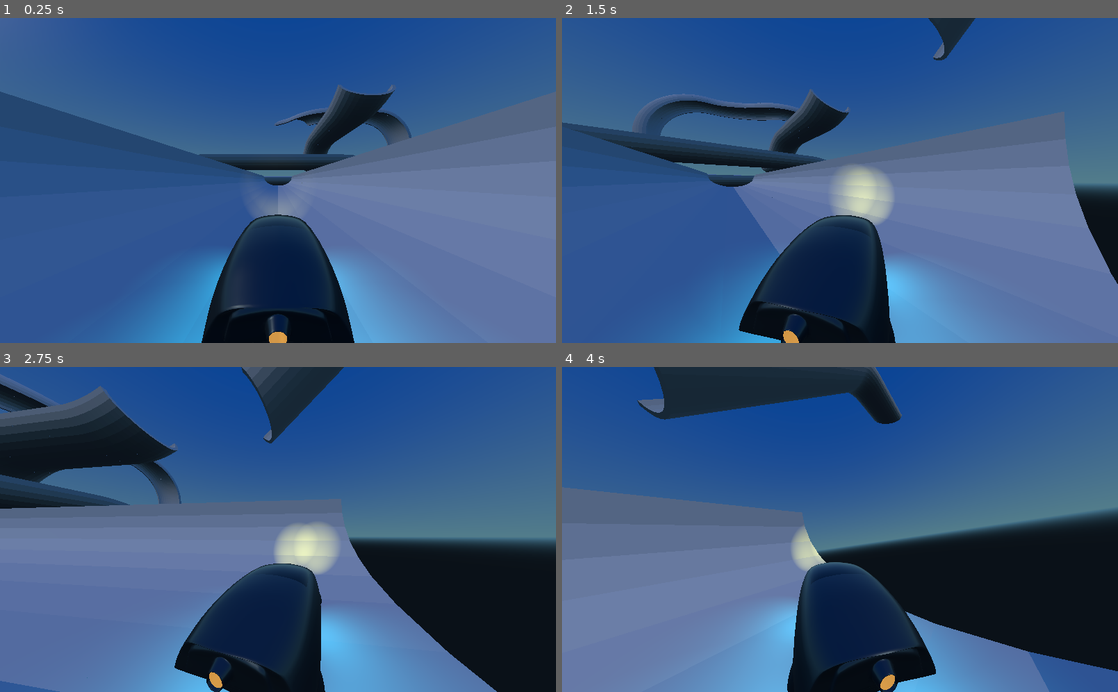
Above: before the commit, frames 1-4 (two rows, left to right).
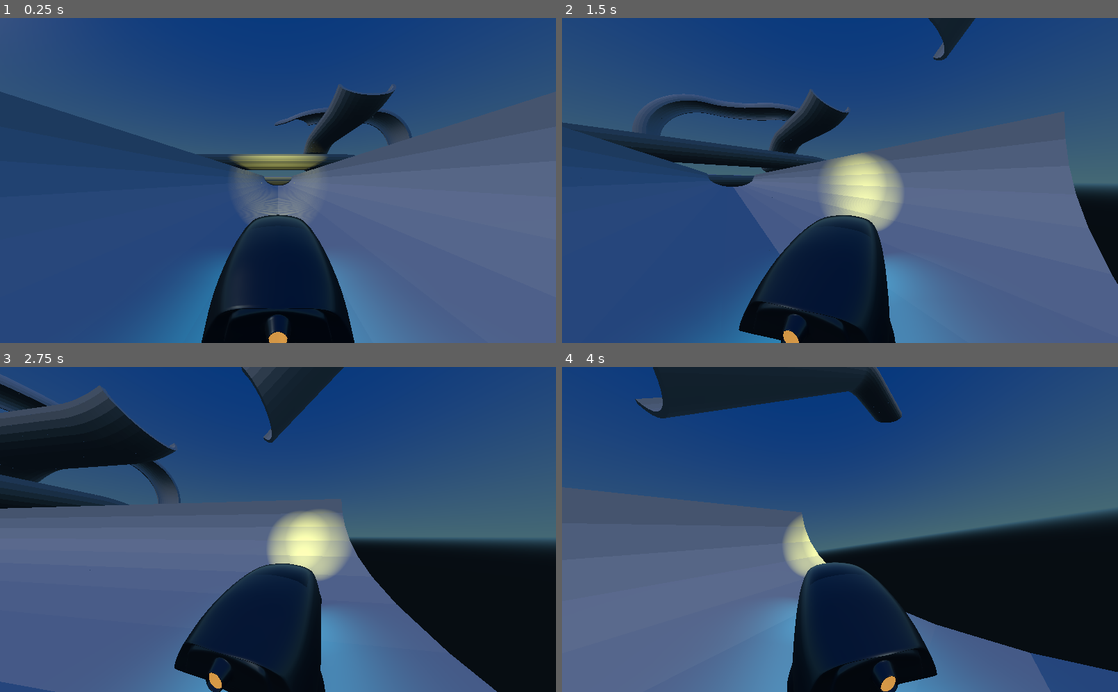
Above: after the commit, the same moments.

Repository: Mr-Slurpy/Grav-Racer
Game: Godot game, scene res://World.tscn
Two runs of this game, one before a commit and one after it. Both use one fixed random seed, a clock stepped at 60 frames per second and the inputs below.
Inputs (mouse positions are in pixels of both pictures, inside the frame that each line leads up to):
- Up to frame 1 (0.25 s): no input
- Up to frame 2 (1.5 s): move the mouse to (867, 180) at 0.52 s; hold D 0.53-1.28 s; tap W (drive) at 0.6, 1.35 s; move the mouse to (812, 180) at 1.27 s; hold S (reverse) from 1.28 s (still down)
- Up to frame 3 (2.75 s): move the mouse to (289, 523) at 2.02 s; release S (reverse) at 2.03 s; hold D from 2.03 s (still down); tap W (drive) at 2.1 s
- Up to frame 4 (4 s): move the mouse to (834, 536) at 2.77 s; tap W (drive) at 2.85, 3.6 s; move the mouse to (878, 532) at 3.52 s; release D at 3.53 s; hold A from 3.53 s (still down)

The runs differ from the first frame. In frame 1, 28% of the frame differs, in the area x 0-100%, y 0-100%; in frame 2, 29%; in frame 3, 29%, in the area x 0-90%, y 0-100%; in frame 4, 23%.

Commit message:
Added engine sound

Diff:
--- a/World.tscn
+++ b/World.tscn
@@ -9,14 +9,14 @@
 [ext_resource path="res://tracks/tilt_left/tilt_left.dae" type="PackedScene" id=7]
 [ext_resource path="res://hovercar/player/Player.tscn" type="PackedScene" id=8]
 
-[node name="World" type="Node" index="0"]
+[node name="World" type="Node"]
 
 [node name="GlobalLight" type="DirectionalLight" parent="." index="0"]
 
 transform = Transform( 0.266301, -0.89094, 0.367844, 0.522456, 0.45412, 0.721675, -0.810014, 0, 0.58641, -0.0157833, 26.9301, 0.0227261 )
 visible = false
 layers = 1
-light_color = Color( 1, 1, 1, 1 )
+light_color = Color( 0, 1, 1, 1 )
 light_energy = 0.5
 light_indirect_energy = 1.0
 light_negative = false
--- /dev/null
+++ b/default_bus_layout.tres
@@ -0,0 +1,44 @@
+[gd_resource type="AudioBusLayout" load_steps=3 format=2]
+
+[sub_resource type="AudioEffectPitchShift" id=1]
+
+resource_name = "PitchShift"
+pitch_scale = 1.0
+_sections_unfolded = [ "Resource" ]
+
+[sub_resource type="AudioEffectReverb" id=2]
+
+resource_name = "Reverb"
+predelay_msec = 150.0
+predelay_feedback = 0.4
+room_size = 0.8
+damping = 0.5
+spread = 1.0
+hipass = 0.0
+dry = 1.0
+wet = 0.5
+
+[resource]
+
+bus/0/name = "Master"
+bus/0/solo = false
+bus/0/mute = false
+bus/0/bypass_fx = false
+bus/0/volume_db = 0.0
+bus/0/send = ""
+bus/1/name = "Shift"
+bus/1/solo = false
+bus/1/mute = false
+bus/1/bypass_fx = false
+bus/1/volume_db = 0.0
+bus/1/send = "Master"
+bus/1/effect/0/effect = SubResource( 1 )
+bus/1/effect/0/enabled = true
+bus/2/name = "Tunnel"
+bus/2/solo = false
+bus/2/mute = false
+bus/2/bypass_fx = false
+bus/2/volume_db = 0.0
+bus/2/send = "Shift"
+bus/2/effect/0/effect = SubResource( 2 )
+bus/2/effect/0/enabled = true
--- a/default_env.tres
+++ b/default_env.tres
@@ -26,7 +26,7 @@
 background_sky = SubResource( 1 )
 background_sky_custom_fov = 0.0
 background_color = Color( 0.417969, 0.417969, 0.417969, 1 )
-background_energy = 0.32
+background_energy = 0.22
 background_canvas_max_layer = 0
 ambient_light_color = Color( 0, 0, 0, 1 )
 ambient_light_energy = 1.0
--- a/hovercar/Hovercar.tscn
+++ b/hovercar/Hovercar.tscn
@@ -7,7 +7,7 @@
 
 extents = Vector3( 1.82496, 1.13143, 3.46871 )
 
-[node name="Hovercar" type="KinematicBody"]
+[node name="Hovercar" type="KinematicBody" index="0"]
 
 input_ray_pickable = true
 input_capture_on_drag = false
--- /dev/null
+++ b/hovercar/bubblecraft/BubbleCraft.gd
@@ -0,0 +1,12 @@
+extends Spatial
+
+const max_pitch = 100;
+
+onready var hovercar = get_parent();
+
+func _ready():
+	pass
+
+func _physics_process(delta):
+	var effect = AudioServer.get_bus_effect(1, 0)
+	effect.pitch_scale = range_lerp(min(hovercar.speed(), max_pitch), 0, max_pitch, 0.85, 2.0);
--- a/hovercar/bubblecraft/BubbleCraft.tscn
+++ b/hovercar/bubblecraft/BubbleCraft.tscn
@@ -1,8 +1,12 @@
-[gd_scene load_steps=2 format=2]
+[gd_scene load_steps=4 format=2]
 
-[ext_resource path="res://hovercar/bubblecraft/bubblecraft.mesh" type="ArrayMesh" id=1]
+[ext_resource path="res://hovercar/bubblecraft/BubbleCraft.gd" type="Script" id=1]
+[ext_resource path="res://hovercar/bubblecraft/bubblecraft.mesh" type="ArrayMesh" id=2]
+[ext_resource path="res://hovercar/bubblecraft/bubblecraft engine.wav" type="AudioStream" id=3]
 
 [node name="BubbleCraft" type="Spatial"]
+
+script = ExtResource( 1 )
 
 [node name="Body" type="MeshInstance" parent="." index="0"]
 
@@ -39,10 +43,10 @@
 shadow_contact = 0.0
 shadow_reverse_cull_face = false
 editor_only = false
-spot_range = 17.3
-spot_attenuation = 1.0
+spot_range = 10.9
+spot_attenuation = 3.86374
 spot_angle = 55.547
-spot_angle_attenuation = 1.0
+spot_angle_attenuation = 3.605
 
 [node name="FrontRightLight" type="SpotLight" parent="." index="2"]
 
@@ -61,10 +65,10 @@
 shadow_contact = 0.0
 shadow_reverse_cull_face = false
 editor_only = false
-spot_range = 17.3
-spot_attenuation = 1.0
+spot_range = 10.9
+spot_attenuation = 3.86374
 spot_angle = 55.547
-spot_angle_attenuation = 1.0
+spot_angle_attenuation = 3.605
 _sections_unfolded = [ "Shadow" ]
 
 [node name="BackLeftLight" type="SpotLight" parent="." index="3"]
@@ -84,10 +88,10 @@
 shadow_contact = 0.0
 shadow_reverse_cull_face = false
 editor_only = false
-spot_range = 17.3
-spot_attenuation = 1.0
+spot_range = 10.9
+spot_attenuation = 3.86374
 spot_angle = 55.547
-spot_angle_attenuation = 1.0
+spot_angle_attenuation = 3.605
 _sections_unfolded = [ "Shadow" ]
 
 [node name="BackRightLight" type="SpotLight" parent="." index="4"]
@@ -107,10 +111,10 @@
 shadow_contact = 0.0
 shadow_reverse_cull_face = false
 editor_only = false
-spot_range = 17.3
-spot_attenuation = 1.0
+spot_range = 10.9
+spot_attenuation = 3.86374
 spot_angle = 55.547
-spot_angle_attenuation = 1.0
+spot_angle_attenuation = 3.605
 _sections_unfolded = [ "Shadow" ]
 
 [node name="SpotLight" type="SpotLight" parent="." index="5"]
@@ -124,17 +128,17 @@
 light_specular = 0.5
 light_bake_mode = 1
 light_cull_mask = -1
-shadow_enabled = false
+shadow_enabled = true
 shadow_color = Color( 0, 0, 0, 1 )
 shadow_bias = 0.15
 shadow_contact = 0.0
 shadow_reverse_cull_face = false
 editor_only = false
-spot_range = 217.5
-spot_attenuation = 6.27667
-spot_angle = 17.9569
+spot_range = 400.9
+spot_attenuation = 3.24901
+spot_angle = 24.2
 spot_angle_attenuation = 1.10957
-_sections_unfolded = [ "Spot" ]
+_sections_unfolded = [ "Shadow", "Spot" ]
 
 [node name="SpotLight2" type="SpotLight" parent="." index="6"]
 
@@ -147,14 +151,34 @@
 light_specular = 0.5
 light_bake_mode = 1
 light_cull_mask = -1
-shadow_enabled = false
+shadow_enabled = true
 shadow_color = Color( 0, 0, 0, 1 )
 shadow_bias = 0.15
 shadow_contact = 0.0
 shadow_reverse_cull_face = false
 editor_only = false
-spot_range = 217.5
-spot_attenuation = 6.27667
-spot_angle = 17.9569
+spot_range = 400.9
+spot_attenuation = 3.24901
+spot_angle = 24.2
 spot_angle_attenuation = 1.10957
 _sections_unfolded = [ "Light", "Shadow", "Spot", "Transform" ]
+
+[node name="Engine Sound" type="AudioStreamPlayer3D" parent="." index="7"]
+
+transform = Transform( 1, 0, 0, 0, 1, 0, 0, 0, 1, 0, 0, 5.33144 )
+stream = ExtResource( 3 )
+attenuation_model = 0
+unit_db = 0.0
+unit_size = 1.0
+max_db = 3.0
+autoplay = true
+max_distance = 0.0
+out_of_range_mode = 0
+bus = "Shift"
+area_mask = 1
+emission_angle_enabled = false
+emission_angle_degrees = 45.0
+emission_angle_filter_attenuation_db = -12.0
+attenuation_filter_cutoff_hz = 5000.0
+attenuation_filter_db = -24.0
+doppler_tracking = 0
--- a/hovercar/player/camera_control.gd
+++ b/hovercar/player/camera_control.gd
@@ -2,7 +2,7 @@
 
 const pan = 12
 const spring = 3.5
-const max_distort = 65
+const max_distort = 90
 
 onready var hovercar = get_node("../Hovercar")
 onready var camera = get_node("Camera")
@@ -18,7 +18,7 @@
 	var actual = current.slerp(desired, min(delta * spring, 1))
 	global_transform.basis = Basis(actual)
 
-	camera.fov = range_lerp(min(hovercar.speed(), max_distort), 0, max_distort, 100, 140)
+	camera.fov = range_lerp(min(hovercar.speed(), max_distort), 0, max_distort, 100, 145)
 
 func _input(event):
 	if event is InputEventMouseMotion:
Not shown: 1 places in hovercar/bubblecraft/BubbleCraft.tscn that only renumber resources
Not shown, added: hovercar/bubblecraft/bubblecraft engine.wav.import
Not shown, added: design/125213__sempoo__engine.wav
Not shown, added: design/33503__cosmicd__engine-hum-new.wav
Not shown, added: design/351283__domainhunter__camry-engine-loop.wav
Not shown, added: design/371282__nexotron__spaceship-engine-just-noise.wav
Not shown, added: design/381564__midfag__alien-engine.wav
Not shown, added: hovercar/bubblecraft/bubblecraft engine.wav
